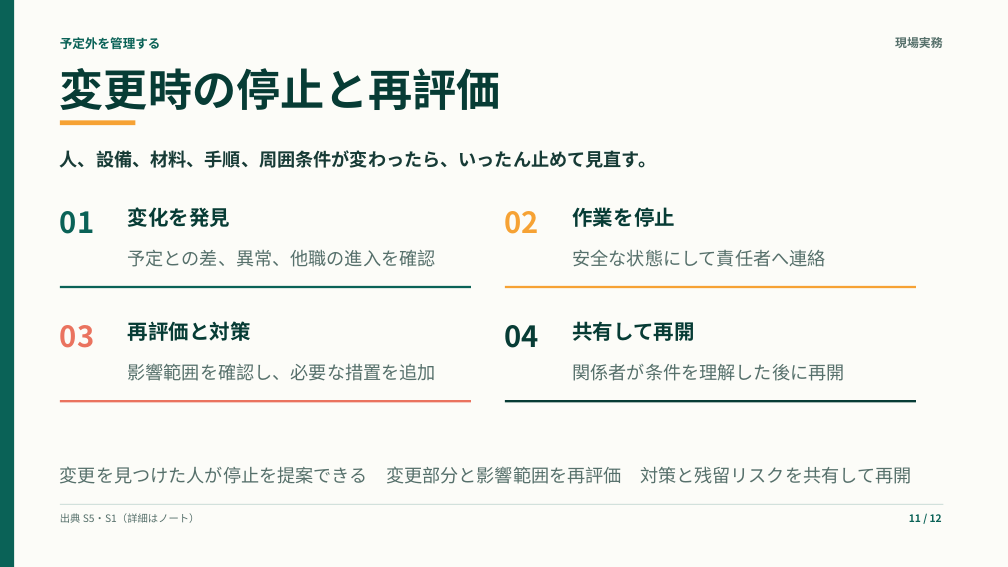
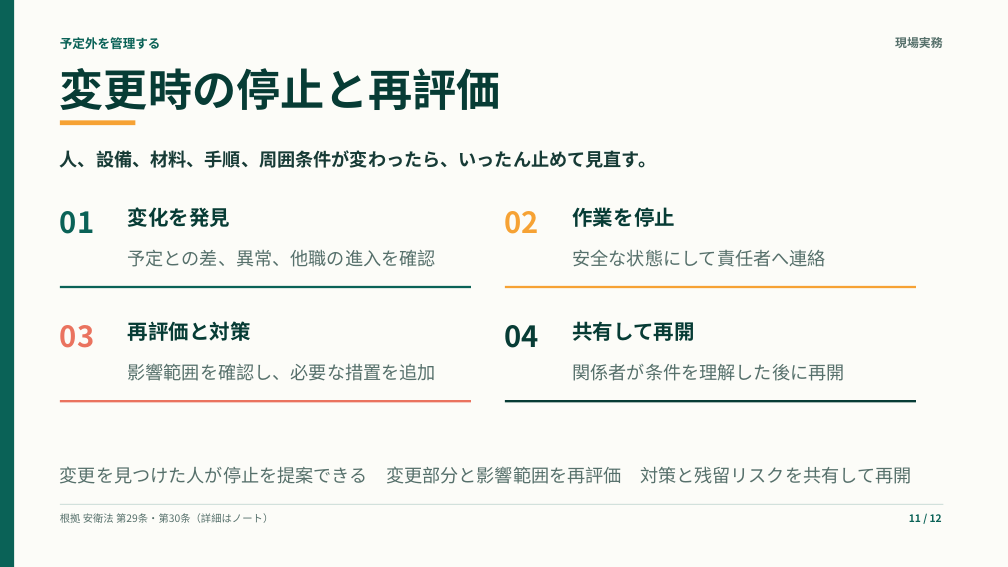
Before and after one commit to kameking-lab/safe-ai-site, a slide deck: slide 11 of web/public/training/safety-seminars/safety-management-basics-osh-law/downloads/safety-management-basics-osh-law-training.pptx. Drawn at 1008x567 pixels with LibreOffice and Linux fonts; fonts in the diff are those of the drawing. Boxes give left, top, right and bottom in pixels: in the first picture for what was removed or moved away, otherwise in the second. Text is boxed around its words. In the diff, an @@ line names an element or a change of style, - is before the commit and + after.

```diff
--- a/web/public/training/safety-seminars/safety-management-basics-osh-law/downloads/safety-management-basics-osh-law-training.pptx
+++ b/web/public/training/safety-seminars/safety-management-basics-osh-law/downloads/safety-management-basics-osh-law-training.pptx
@@ text at (60, 513, 273, 523): text changed @@
-出典 S5・S1（詳細はノート）
+根拠 安衛法 第29条・第30条（詳細はノート）
```
Also in this commit, not shown: 9 other slides changed, 33 other files.
